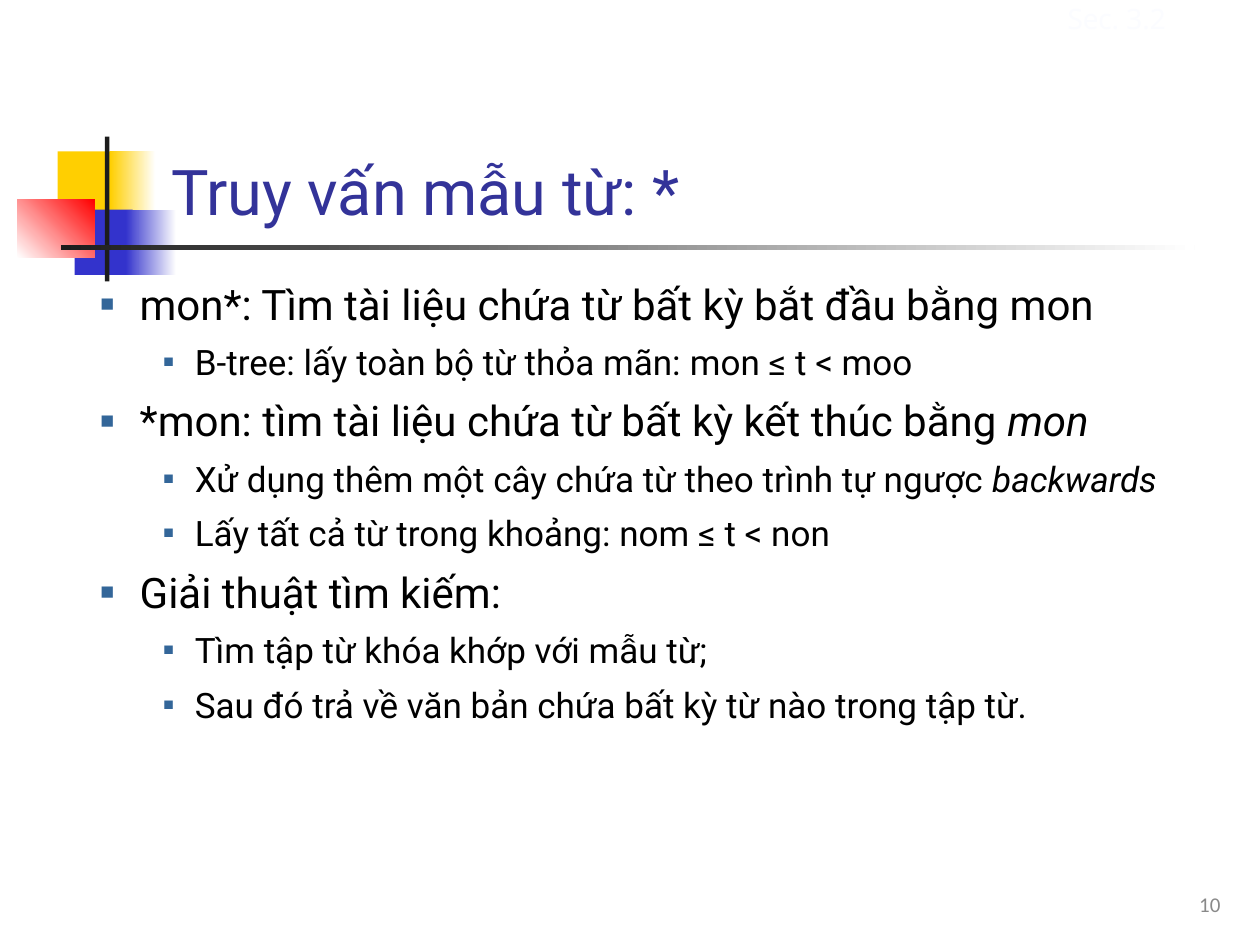
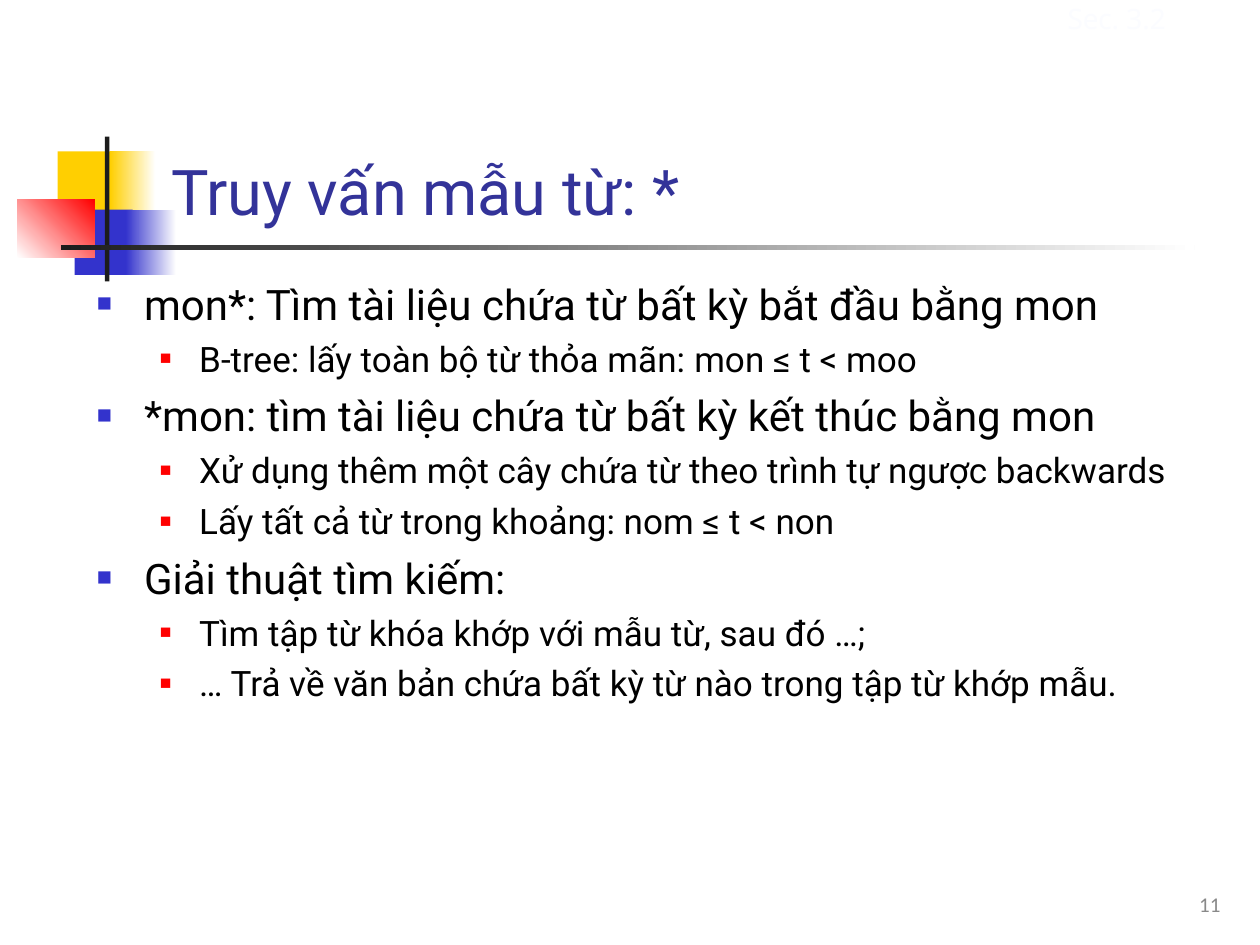
Before and after one commit to nguyenkhanhthien/IT4853, a slide deck: slide 11 of Bài 3 Từ truy vấn và chỉ mục tra từ.ppt (slide 10 before the commit). Drawn at 1260x945 pixels with LibreOffice and Linux fonts; fonts in the diff are those of the drawing. Boxes give left, top, right and bottom in pixels: in the first picture for what was removed or moved away, otherwise in the second. Text is boxed around its words. In the diff, an @@ line names an element or a change of style, - is before the commit and + after.

```diff
--- a/Bài 3 Từ truy vấn và chỉ mục tra từ.ppt
+++ b/Bài 3 Từ truy vấn và chỉ mục tra từ.ppt
@@ text at (x1=144, y1=285, x2=1166, y2=601): italic off in "mon", "backwards"; list level 2 to 1 in "mon*: Tìm tài liệu chứa ..."; bullet colour #336699 to #3333CC; list level 3 to 2 in "B-tree: lấy toàn bộ từ ..."; bullet colour #336699 to #FF0000; list level 2 to 1 in "*mon: tìm tài liệu chứa ..."; list level 3 to 2 in "Xử dụng thêm một cây ..."; list level 3 to 2 in "Lấy tất cả từ trong ..."; list level 2 to 1 in "Giải thuật tìm kiếm:" @@
@@ text at (x1=199, y1=617, x2=1117, y2=704): text changed @@
-    ■ Tìm tập từ khóa khớp với mẫu từ;
-    ■ Sau đó trả về văn bản chứa bất kỳ từ nào trong tập từ.
+  ■ Tìm tập từ khóa khớp với mẫu từ, sau đó …;
+  ■ … Trả về văn bản chứa bất kỳ từ nào trong tập từ khớp mẫu.
@@ page number at (x1=1199, y1=898, x2=1220, y2=912): text changed @@
-10
+11
```
Also in this commit, not shown: 22 other slides changed, 2 slides added, 1 other file.
